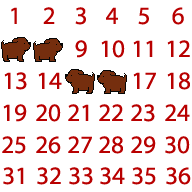
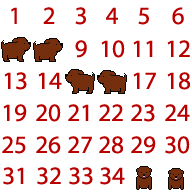
Two versions of the same layered image (192 × 192). Layer-by-layer changes:
added layer "Layer 8" above "Layer 7" over [168, 168, 184, 190]
added layer "Layer 7" above "Layer 5 copy" over [136, 166, 152, 190]
hid "36" over [166, 167, 191, 185]
hid "35" over [132, 167, 156, 185]
